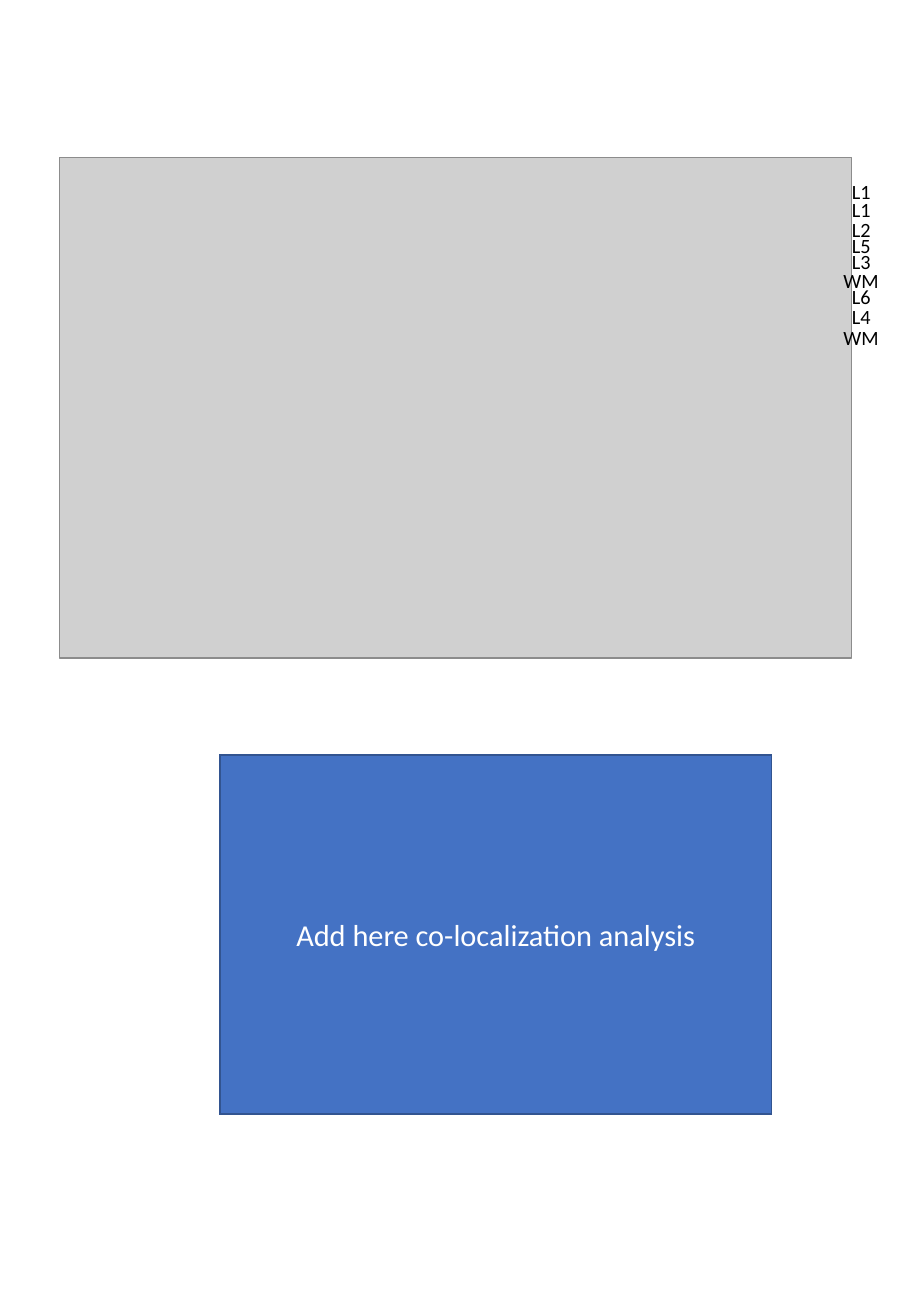
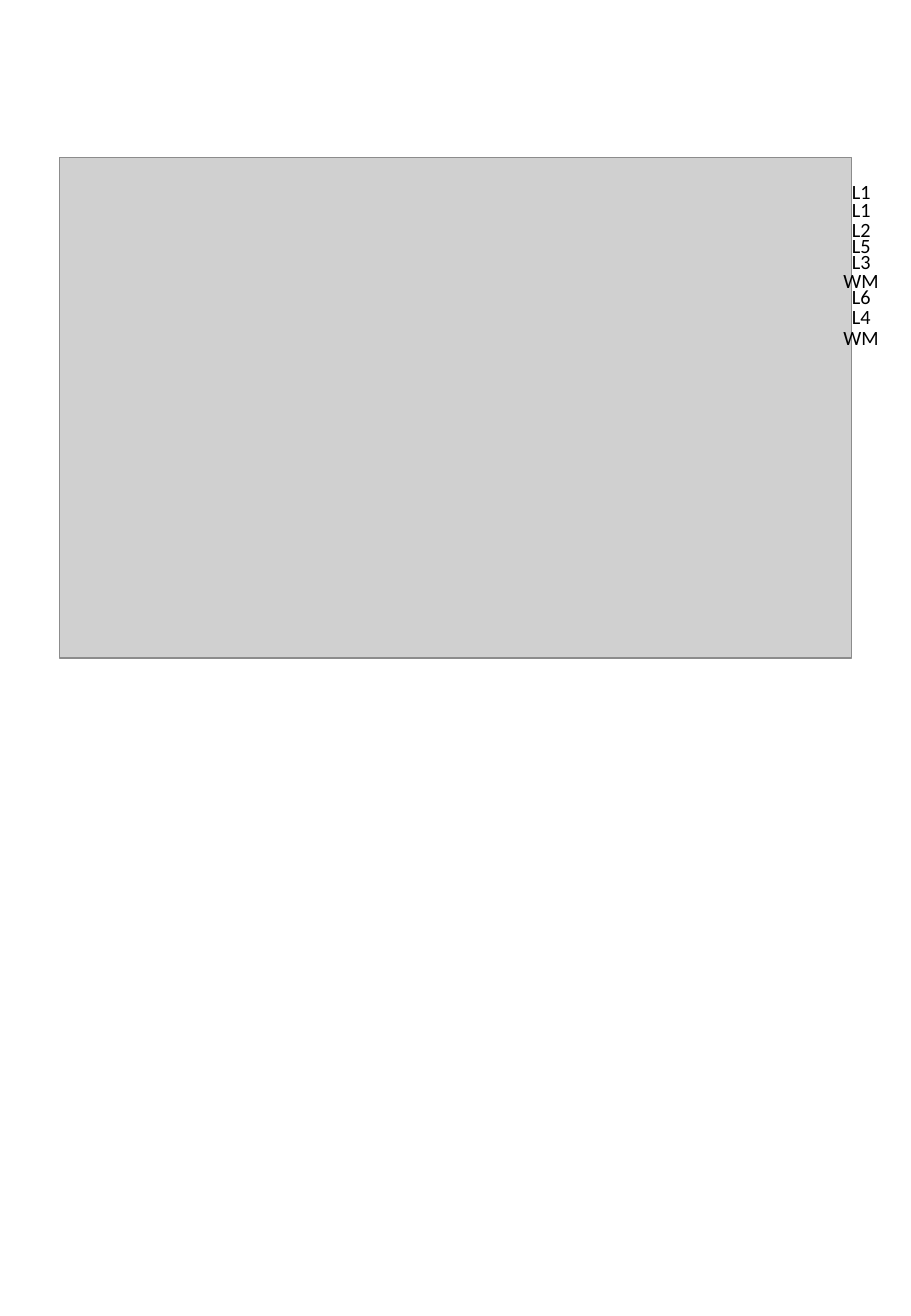
Before and after one commit to mgrantpeters/LR_project, a slide deck: slide 5 of plots/Summary_project.pptx. Drawn at 911x1316 pixels with LibreOffice and Linux fonts; fonts in the diff are those of the drawing; grey boxes stand for pictures. Boxes give left, top, right and bottom in pixels: in the first picture for what was removed or moved away, otherwise in the second. Text is boxed around its words. In the diff, an @@ line names an element or a change of style, - is before the commit and + after.

```diff
--- a/plots/Summary_project.pptx
+++ b/plots/Summary_project.pptx
@@ rectangle removed at [220, 756, 771, 1115] @@
-Add here co-localization analysis
```
Also in this commit, not shown: 1 other slide changed, 8 slides added, 4 slides removed, 10 other files.
